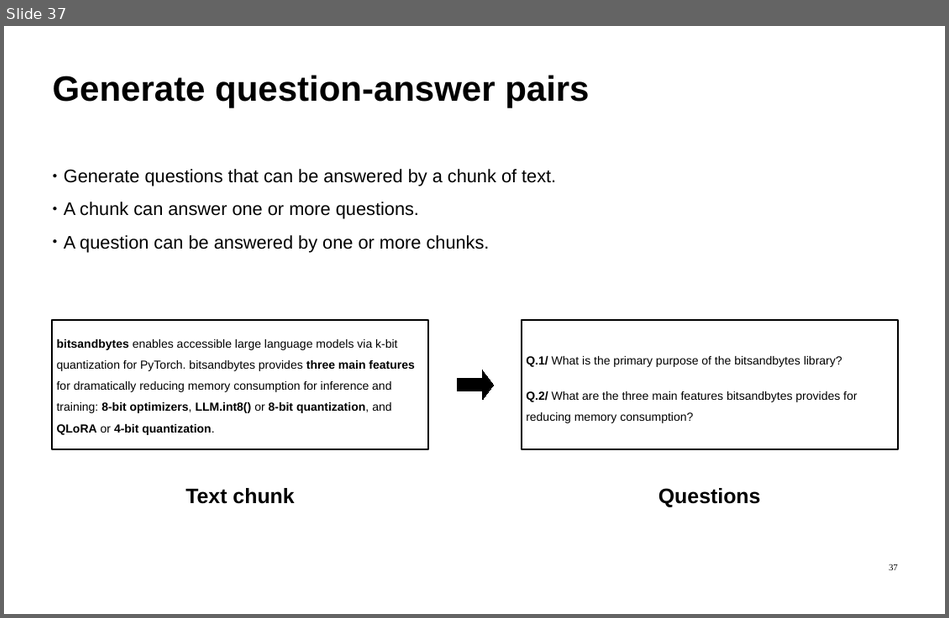
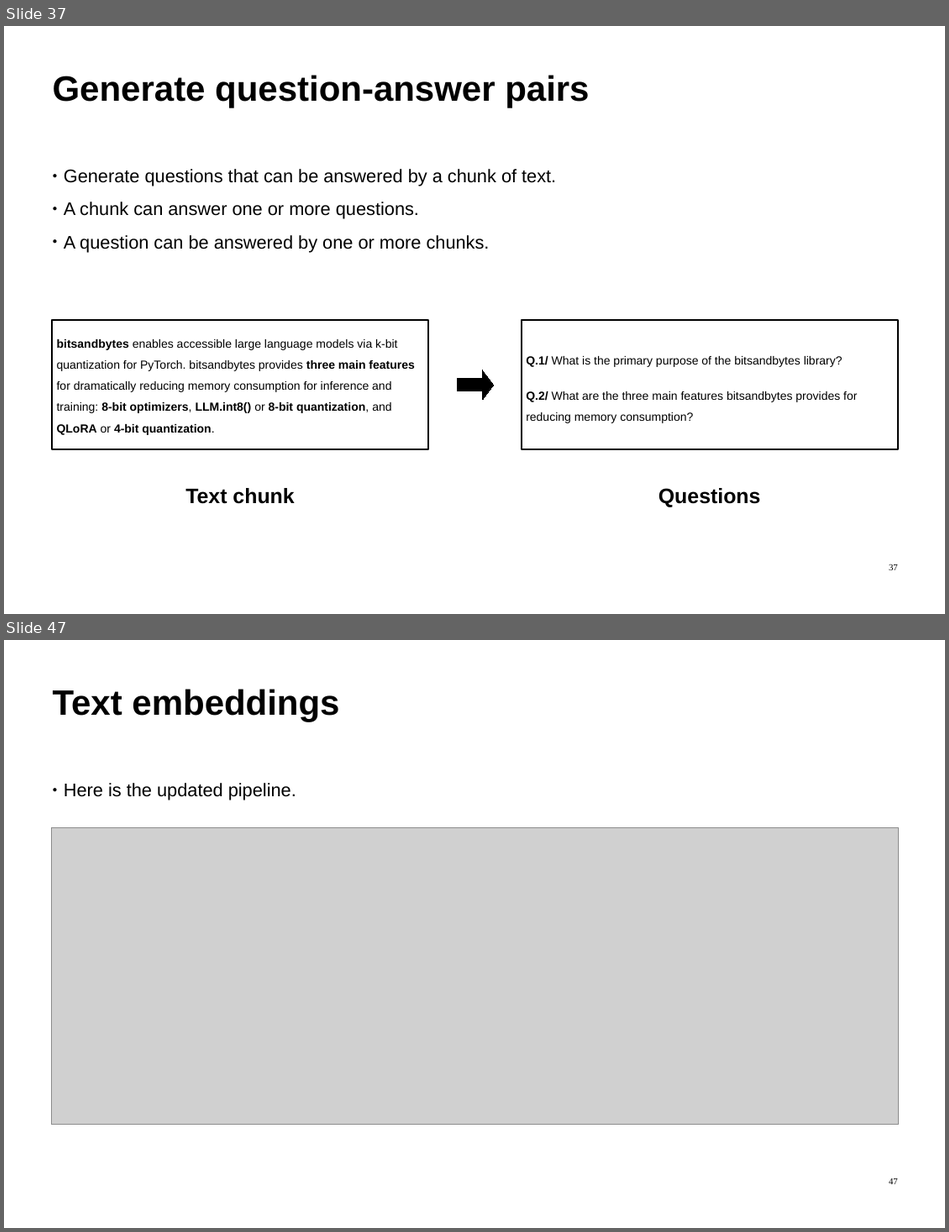
Before and after one commit to ImadSaddik/Benchmark_Embedding_Models, a slide deck: slides/benchmark_embedding_models.odp. Shown one above the other, each under a label of ours: slide 37 before the commit, slides 37 and 47 after it; the slides between them are not shown. The pictures are 949x618 and 949x1232 pixels, drawn with LibreOffice and Linux fonts; fonts in the diff are those of the drawing; grey boxes stand for pictures. Boxes give left, top, right and bottom in pixels: in the first picture for what was removed or moved away, otherwise in the second. Text is boxed around its words. In the diff, an @@ line names an element or a change of style, - is before the commit and + after.

Commit message:
Added the slides for the embedding section

```diff
--- a/slides/benchmark_embedding_models.odp
+++ b/slides/benchmark_embedding_models.odp
@@ slide 47 added at (x1=4, y1=640, x2=945, y2=1228), background #FFFFFF @@
@@ text added at (x1=53, y1=689, x2=339, y2=721), 54 pt, text #000000, bold @@
+Text embeddings
@@ text added at (x1=64, y1=783, x2=296, y2=800), 28 pt, text #000000 @@
+● Here is the updated pipeline.
@@ picture added at (x1=51, y1=827, x2=898, y2=1125) @@
@@ page number added at (x1=889, y1=1178, x2=898, y2=1184), 14 pt, text #000000 @@
+47
```
Also in this commit, not shown: 11 other slides added, 6 other files.
